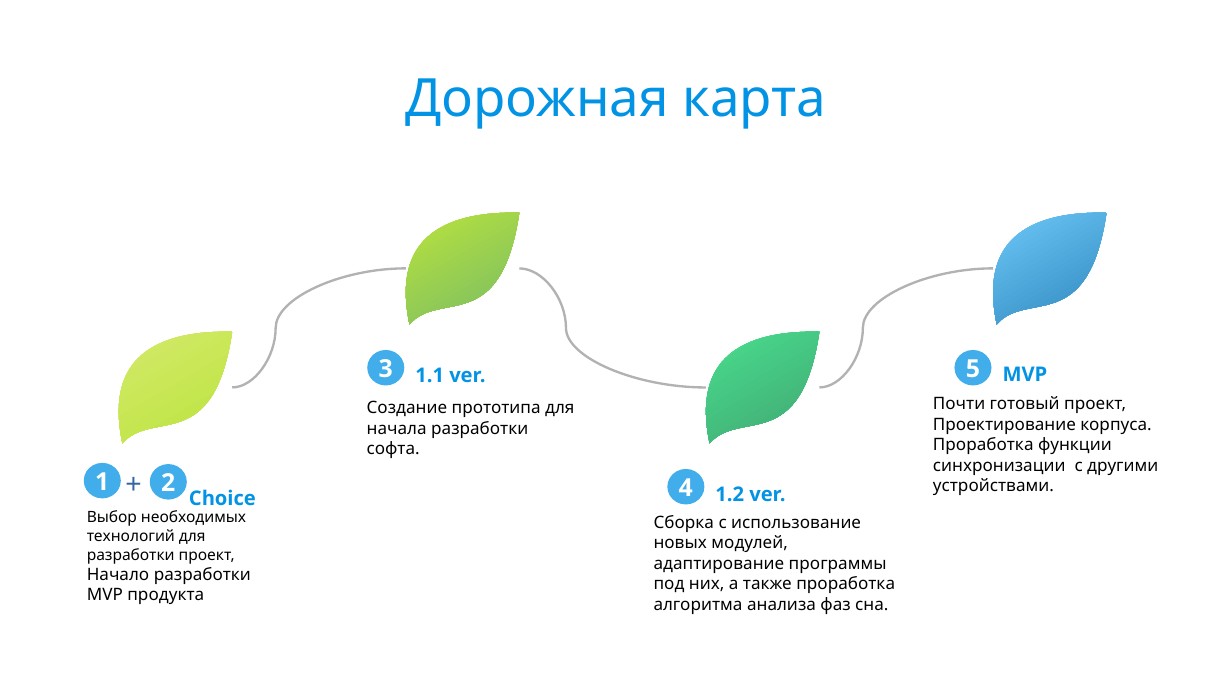
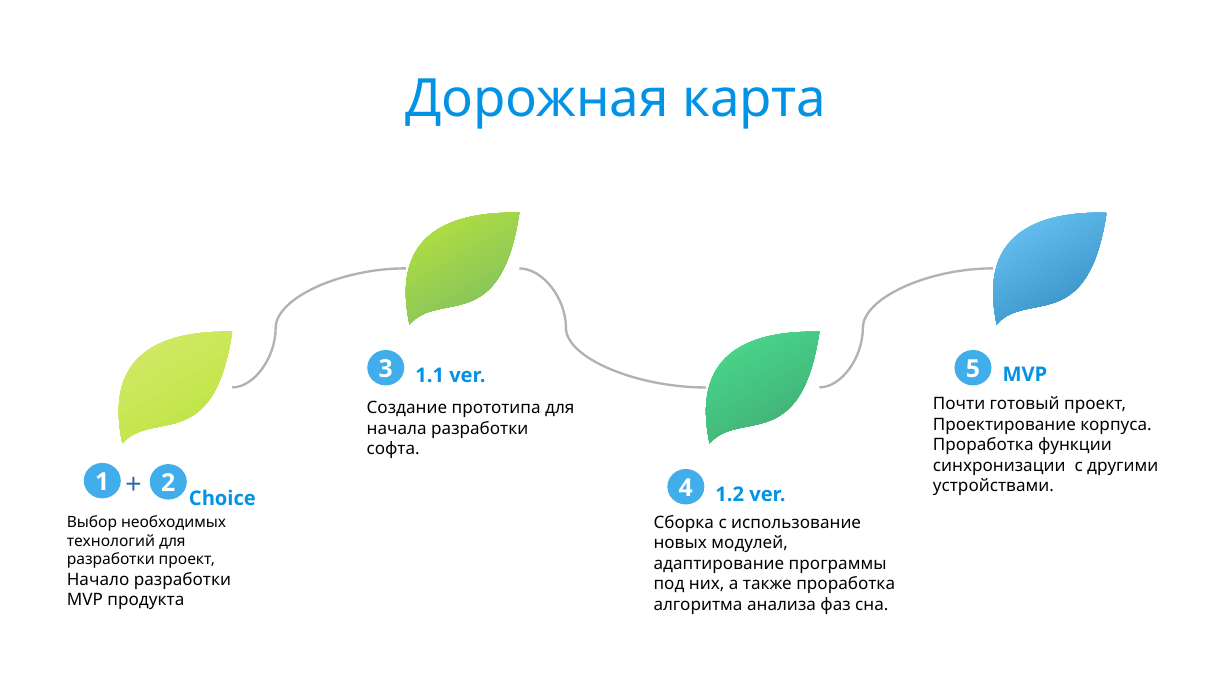
Before and after one commit to z0tedd/Lucid-Dreaming-Mask, a slide deck: slide 6 of Docs/Defenses/2/Untitled 1.odp (slide 4 before the commit). Drawn at 1232x693 pixels with LibreOffice and Linux fonts; fonts in the diff are those of the drawing; background and template pictures are left out. Boxes give left, top, right and bottom in pixels: in the first picture for what was removed or moved away, otherwise in the second. Text is boxed around its words. In the diff, an @@ line names an element or a change of style, - is before the commit and + after.

```diff
--- a/Docs/Defenses/2/Untitled 1.odp
+++ b/Docs/Defenses/2/Untitled 1.odp
@@ text "Выбор необходимых технологий для разработки ...": place and size @@
-text "Выбор необходимых технологий для разработки ..." at box(87, 510, 251, 604)
+text "Выбор необходимых технологий для разработки ..." at box(67, 515, 231, 609)
```
Also in this commit, not shown: 1 other slide changed, 4 slides added, 7 slides removed, 3 other files.
